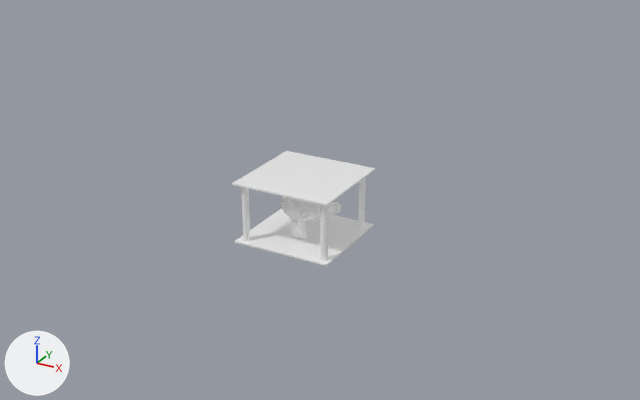
Two versions of the glTF model public/models/scene.glb, one commit apart.
Camera for both pictures: a 50 mm lens placed at (16.1, -28.1, 15.6), pointed at (0.8, -0.3, 1.7). Every picture has the same lights, and +X, +Y and +Z are marked at lower left. Where no turn or scale is listed for an object, it has been applied to the vertices.
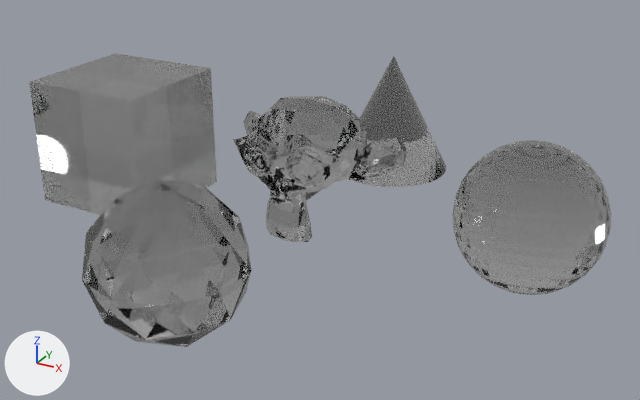
Boxes (x1, y1, x2, y2) around the edits, measured in the pictures (640 x 400 px):
'Cube', surface changed, moved, rescaled (35% wider, 176% taller)
    before: (235, 208, 374, 266)
    after: (29, 53, 217, 215)
'Icosphere', added
    after: (82, 180, 251, 347)
'Sphere', added
    after: (452, 140, 611, 295)
'Suzanne', surface changed, moved, rescaled
    before: (279, 196, 341, 239)
    after: (233, 96, 407, 242)
'Cone', added
    after: (349, 56, 446, 187)
'Cube.001', deleted
    before: (232, 151, 375, 206)
'Cylinder.004', deleted
    before: (320, 204, 328, 261)
'Cylinder.005', deleted
    before: (241, 187, 250, 241)
'Cylinder.003', deleted
    before: (358, 177, 366, 227)

The change, as a diff of the scene's bpy script:
```diff
--- a/public/models/scene.glb.py
+++ b/public/models/scene.glb.py
@@ mat_material @@
 mat_material.coat_roughness = 0.0245
-mat_material.emission_strength = 0.102
+mat_material.transmission_weight = 1.0
@@ me_cone @@
+me_cone.from_pydata(...)  # a 32-sided cone pointing to +z spanning x -2.68..2.68, y -2.68..2.68, z -2.68..2.68
+me_cone.materials.append(mat_material)  # white #e7e7e7
@@ me_icosphere @@
+me_icosphere.from_pydata(...)  # an icosphere of 80 faces spanning x -2.55..2.55, y -2.68..2.68, z -2.68..2.68
+me_icosphere.materials.append(mat_material)  # white #e7e7e7
@@ me_sphere @@
+me_sphere.from_pydata(...)  # a UV sphere (32 segments, 16 rings, poles along z) spanning x -2.68..2.68, y -2.68..2.68, z -2.68..2.68
+me_sphere.materials.append(mat_material)  # white #e7e7e7
@@ ob_cube @@
 ob_cube = bpy.data.objects.new('Cube', me_cube_001)
-ob_cube.location = (0.01, -0.01, -0.03)
-ob_cube.scale = (2.08, 2.04, 0.031)
+ob_cube.location = (-8.95, 0.06, 2.64)
+ob_cube.scale = (2.68, 2.68, 2.68)
@@ ob_cylinder_003 @@
-ob_cylinder_003 = bpy.data.objects.new('Cylinder.003', me_cylinder_003)
-ob_cylinder_003.location = (1.68, 1.69, 1.22)
@@ ob_cylinder_004 @@
-ob_cylinder_004 = bpy.data.objects.new('Cylinder.004', me_cylinder_004)
-ob_cylinder_004.location = (1.78, -1.69, 1.22)
@@ ob_cylinder_005 @@
-ob_cylinder_005 = bpy.data.objects.new('Cylinder.005', me_cylinder_005)
-ob_cylinder_005.location = (-1.71, -1.7, 1.22)
@@ ob_cube_001 @@
-ob_cube_001 = bpy.data.objects.new('Cube.001', me_cube_002)
-ob_cube_001.location = (0.01, -0.01, 2.44)
@@ ob_suzanne @@
 ob_suzanne = bpy.data.objects.new('Suzanne', me_suzanne_001)
-ob_suzanne.location = (0.0, 0.0, 0.93)
+ob_suzanne.location = (0.0, 0.06, 2.9)
+ob_suzanne.scale = (2.68, 2.68, 2.68)
@@ ob_cone @@
+ob_cone = bpy.data.objects.new('Cone', me_cone)
+ob_cone.location = (-0.07, 8.32, 2.71)
@@ ob_icosphere @@
+ob_icosphere = bpy.data.objects.new('Icosphere', me_icosphere)
+ob_icosphere.location = (0.04, -8.7, 2.63)
@@ ob_sphere @@
+ob_sphere = bpy.data.objects.new('Sphere', me_sphere)
+ob_sphere.location = (8.99, 0.06, 2.63)
```
